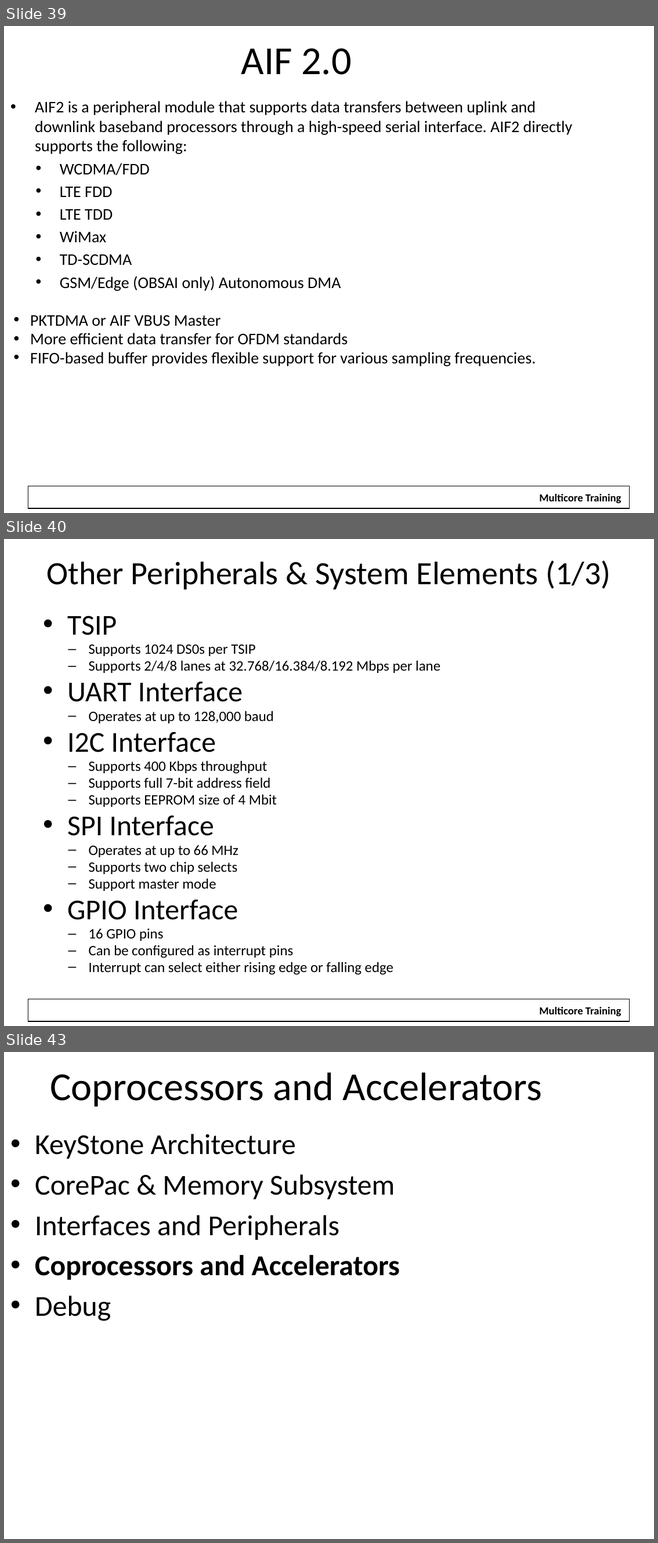
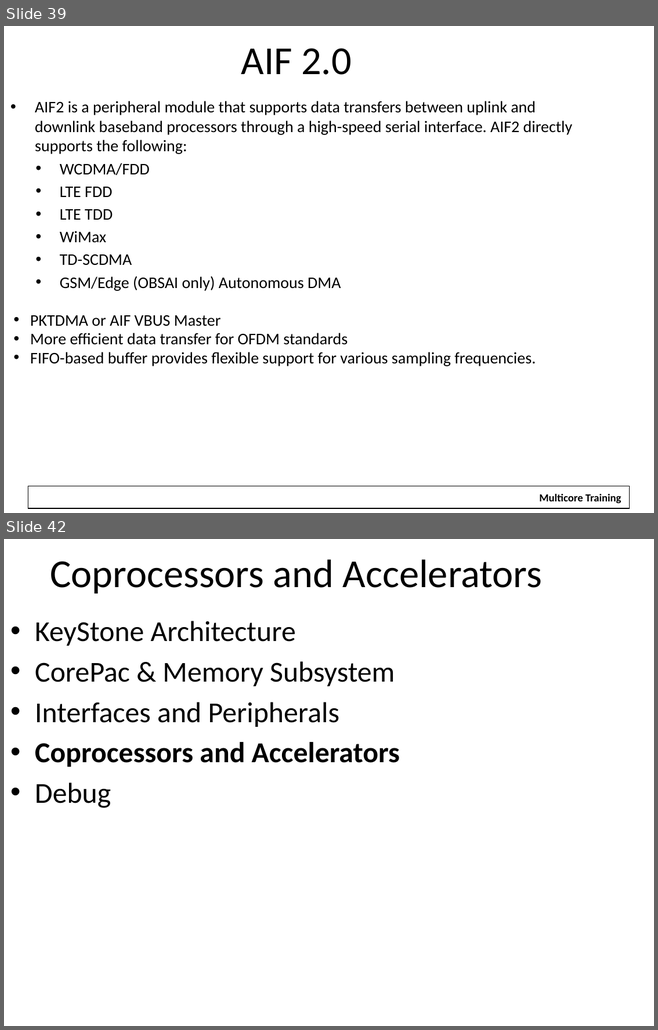
Before and after one commit to hari1989/keystone-workshop, a slide deck: slides/KeyStone Overview.pptx. Shown one above the other, each under a label of ours: slides 39, 40 and 43 before the commit, slides 39 and 42 after it; the slides between them are not shown. The pictures are 658x1543 and 658x1030 pixels, drawn with LibreOffice and Linux fonts; fonts in the diff are those of the drawing; background and template pictures are left out. Boxes give left, top, right and bottom in pixels: in the first picture for what was removed or moved away, otherwise in the second. Text is boxed around its words. In the diff, an @@ line names an element or a change of style, - is before the commit and + after.

```diff
--- a/slides/KeyStone Overview.pptx
+++ b/slides/KeyStone Overview.pptx
@@ slide 40 removed at (4,539,654,1026), background #FFFFFF; not listed: 2 template elements that a slide beside it also shows @@
@@ title removed at (46,560,611,589) @@
-Other Peripherals & System Elements (1/3)
@@ text removed at (67,616,440,975) @@
-• TSIP
-  – Supports 1024 DS0s per TSIP
-  – Supports 2/4/8 lanes at 32.768/16.384/8.192 Mbps per lane
-• UART Interface
-  – Operates at up to 128,000 baud
-• I2C Interface
-  – Supports 400 Kbps throughput
-  – Supports full 7-bit address field
-  – Supports EEPROM size of 4 Mbit
-• SPI Interface
-  – Operates at up to 66 MHz
-  – Supports two chip selects
-  – Support master mode
-• GPIO Interface
-  – 16 GPIO pins
-  – Can be configured as interrupt pins
-  – Interrupt can select either rising edge or falling edge
@@ what was slide 43 is now slide 42 @@
```
Also in this commit, not shown: 2 slides changed.
